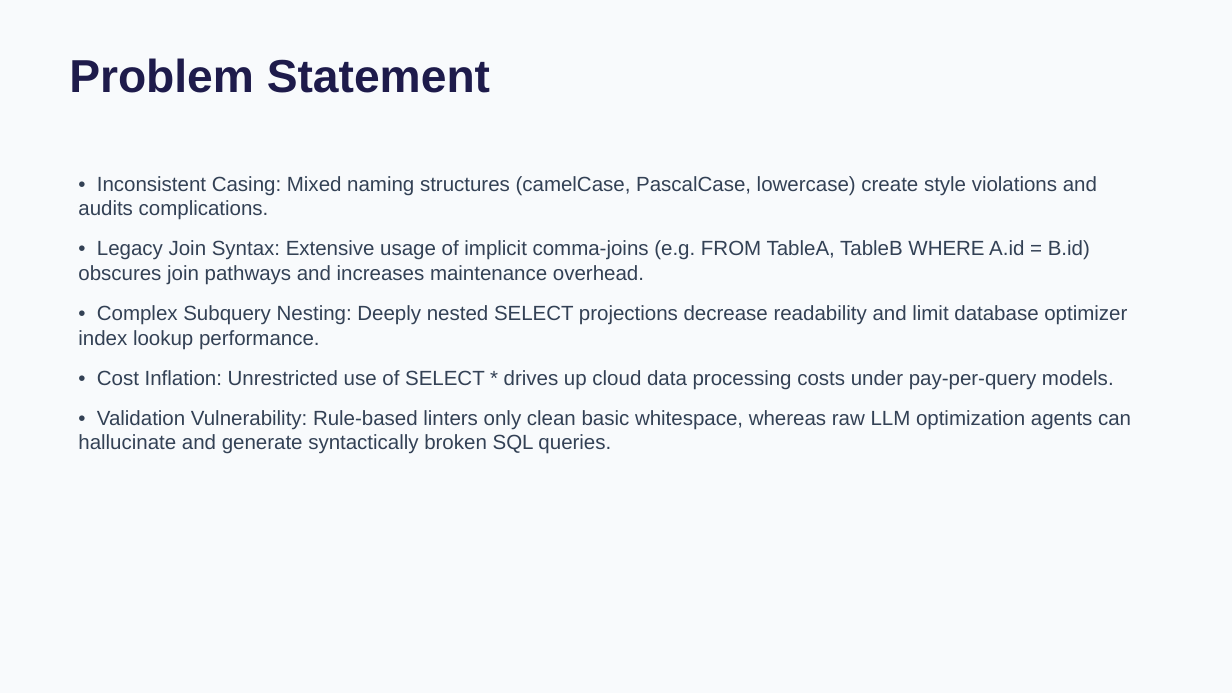
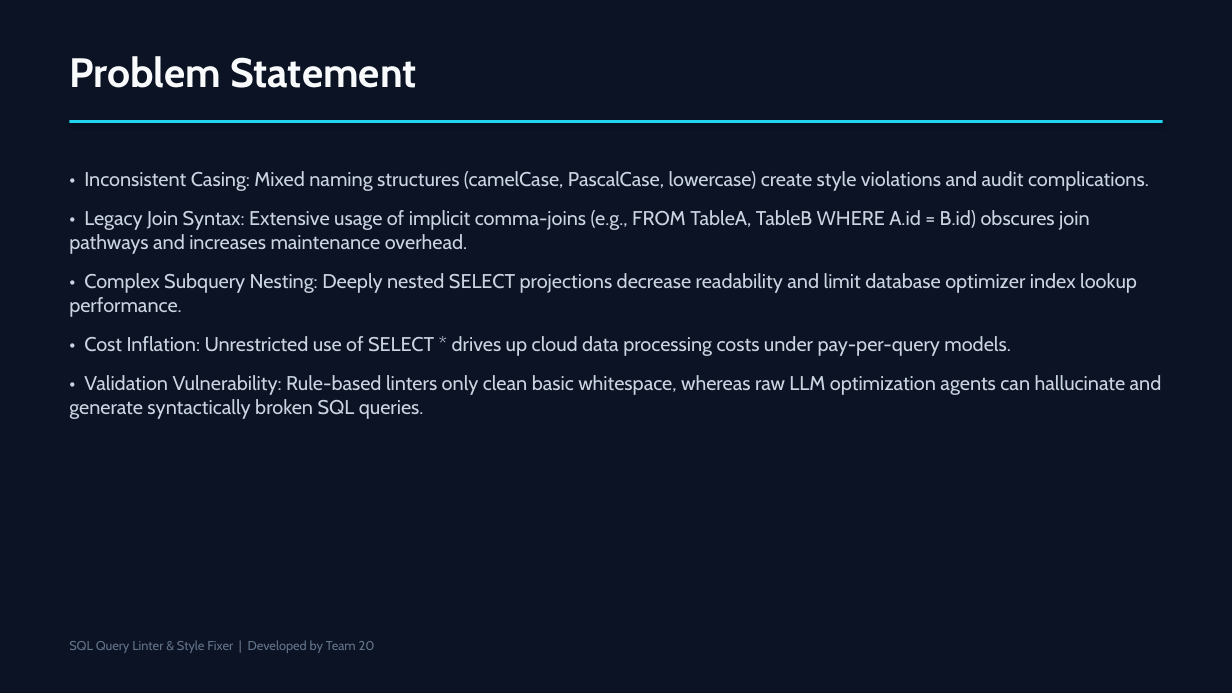
Before and after one commit to bharathpyla/sql-query-linter-style-fixer, a slide deck: slide 3 of Presentation.pptx. Drawn at 1232x693 pixels with LibreOffice and Linux fonts; fonts in the diff are those of the drawing. Boxes give left, top, right and bottom in pixels: in the first picture for what was removed or moved away, otherwise in the second. Text is boxed around its words. In the diff, an @@ line names an element or a change of style, - is before the commit and + after.

Commit message:
Update presentation Presentation.pptx with modern dark cyber theme

```diff
--- a/Presentation.pptx
+++ b/Presentation.pptx
@@ background #F8FAFC to #0B1324 @@
@@ text "Problem Statement" at [69,56,416,88]: size 36 to 32 pt, font Arial to Cabin, text colour #1E1B4B to #F8FAFC @@
@@ rectangle added at [69,120,1163,123], fill #22D3EE @@
@@ text at [69,171,1149,254]: text changed; size 16 to 15.5 pt; font Arial to Cabin; text colour #334155 to #CBD5E1 @@
-• Inconsistent Casing: Mixed naming structures (camelCase, PascalCase, lowercase) create style violations and audits complications.
-• Legacy Join Syntax: Extensive usage of implicit comma-joins (e.g. FROM TableA, TableB WHERE A.id = B.id) obscures join pathways and increases maintenance overhead.
+• Inconsistent Casing: Mixed naming structures (camelCase, PascalCase, lowercase) create style violations and audit complications.
+• Legacy Join Syntax: Extensive usage of implicit comma-joins (e.g., FROM TableA, TableB WHERE A.id = B.id) obscures join pathways and increases maintenance overhead.
@@ text at [69,273,1162,419]: size 16 to 15.5 pt, font Arial to Cabin, text colour #334155 to #CBD5E1 in "• Complex Subquery Nesting: Deeply nested SELECT ...", "• Cost Inflation: Unrestricted use of SELECT ...", "• Validation Vulnerability: Rule-based linters only clean ..." @@
@@ text added at [69,640,375,653], 10 pt, text #64748B @@
+SQL Query Linter & Style Fixer | Developed by Team 20
```
Also in this commit, not shown: 7 other slides changed.
